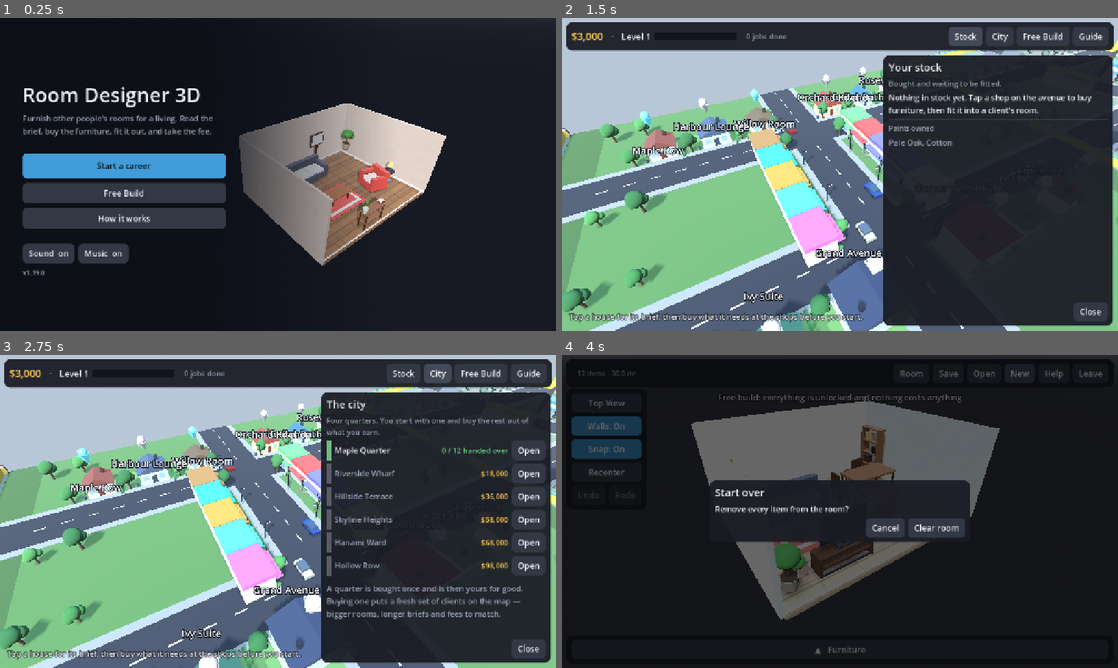
Above: before the commit, frames 1-4 (two rows, left to right).
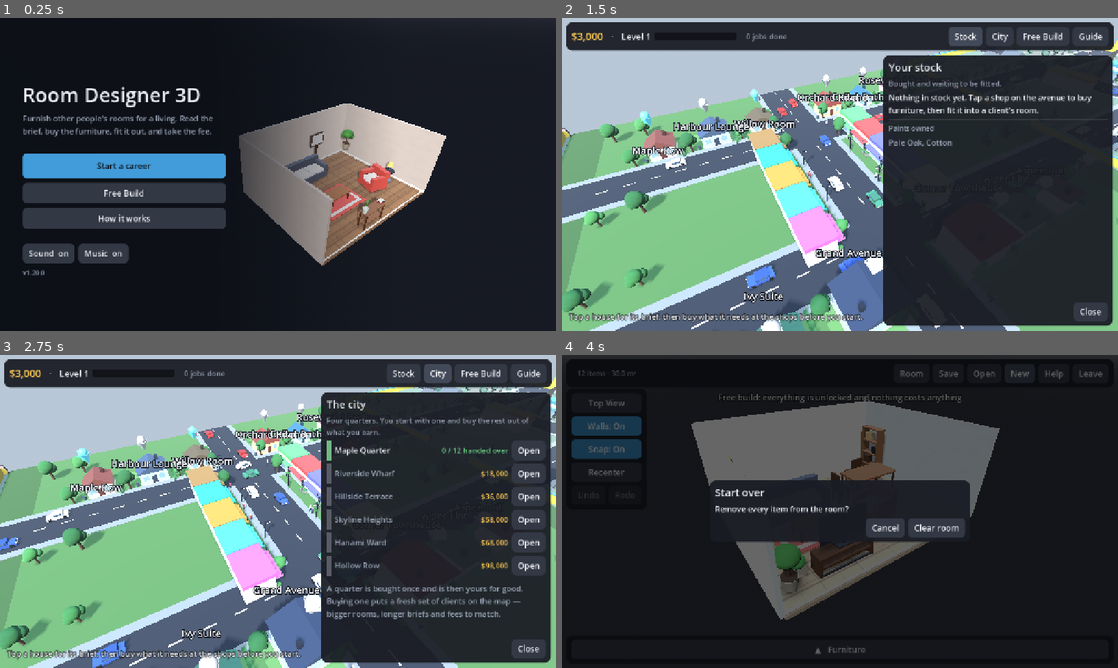
Above: after the commit, the same moments.

Repository: trakyalilter/three_d_design
Game: Godot game, scene res://scenes/main.tscn
Two runs of this game, one before a commit and one after it. Both use one fixed random seed, a clock stepped at 60 frames per second and the inputs below.
Inputs:
- Up to frame 1 (0.25 s): no input
- Up to frame 2 (1.5 s): click "Start a career" at 0.5 s; click "Stock" at 1.25 s
- Up to frame 3 (2.75 s): click "City" at 2 s
- Up to frame 4 (4 s): click "Free Build" at 2.75 s; click "New" at 3.5 s

The runs differ from the first frame. In frame 1, less than 0.1% of the frame differs, in the area x 5-7%, y 80-83%; in frame 2, 1.1%; in frame 3, 1.3%, in the area x 0-94%, y 10-100%; in frame 4, nothing differs.

Commit message:
Put traffic, people and weather on the map
The city was welded into three meshes and never moved, which is what made it
cheap and also what made it look abandoned. Nothing on it changed except the
job pins bobbing and three parked cars that had always been parked.

CityLife is the layer over the top. Traffic runs the length of the city
rather than one quarter's worth — the quarters share a road grid and the link
roads join it up, so a car leaving Maple carries on into Riverside. People
walk the pavements outside the shops and turn round at the ends. Blossom
drifts down over Hanami and birds circle Hollow Row, both read off the
quarter's own planting so a new quarter gets its weather by naming it.

None of it is a node. Five hundred-odd moving things across four shapes are
nine MultiMeshes: nine draw calls and about half a millisecond of transform
writes a frame. The static city underneath is untouched.

Two things came out of building it. Cars picking their own speeds meant the
quick ones caught the slow ones and drove through them, and the avenue ended
up as one long queue — they are evenly spaced now and hold their lane's
speed. And SurfaceTool.append_from() carries the source mesh's attributes
over and ignores set_color(), so the first pass of vehicles and pedestrians
came out black; they are written a vertex at a time like the scenery is.

The smoke test reads the layer's own simulation rather than the MultiMeshes,
which a headless run has no renderer to store a transform in, and checks
there is traffic and there are people, that they move, that they stay on the
map, and that the whole layer is still under a dozen draw calls.

Co-Authored-By: Claude Opus 5 <noreply@anthropic.com>
Claude-Session: https://claude.ai/code/session_01YMH97cUf6dq31iG21oXLDc

Diff:
--- a/project.godot
+++ b/project.godot
@@ -11,7 +11,7 @@
 [application]
 
 config/name="Room Designer 3D"
-config/version="1.19.0"
+config/version="1.20.0"
 run/main_scene="res://scenes/main.tscn"
 config/quit_on_go_back=false
 config/features=PackedStringArray("4.5", "Mobile")
--- /dev/null
+++ b/scripts/city/city_life.gd
@@ -0,0 +1,430 @@
+class_name CityLife
+extends Node3D
+## Everything on the map that moves.
+##
+## The city itself is welded into three meshes and never changes, which is what
+## keeps it cheap — but it also left the place looking abandoned. This is the
+## other half: traffic on the roads, people on the pavements, and whatever the
+## quarter overhead happens to be, which in Hanami is falling blossom and in
+## Hollow is birds.
+##
+## Everything here is a MultiMesh. There are five hundred-odd moving things and
+## they are all one of four shapes, so the whole layer costs nine draw calls and
+## about half a millisecond of transform writes a frame, rather than five
+## hundred nodes each with its own script.
+
+## Road speeds, in metres a second. Cars vary a little either side.
+const CAR_SPEED := 9.0
+const WALK_SPEED := 1.35
+
+## How many of each thing, per quarter.
+const CARS_PER_LANE := 7
+const WALKERS_PER_QUARTER := 9
+const PETALS_PER_QUARTER := 320
+const BIRDS_PER_QUARTER := 9
+
+## Lanes sit either side of a road's centre line.
+const LANE_OFFSET := 2.4
+## Half the width of a quarter, matching CityView.
+const QUARTER_HALF := 48.0
+const CROSS_Z := 18.0
+
+const CAR_COLOURS: Array[Color] = [
+	Color(0.78, 0.24, 0.22),
+	Color(0.24, 0.36, 0.66),
+	Color(0.90, 0.88, 0.84),
+	Color(0.28, 0.52, 0.40),
+]
+const COAT_COLOURS: Array[Color] = [
+	Color(0.32, 0.36, 0.46),
+	Color(0.64, 0.30, 0.32),
+	Color(0.86, 0.84, 0.80),
+]
+
+## One entry a vehicle or a walker: which run it is on, how far along, how fast.
+var _cars: Array[Dictionary] = []
+var _walkers: Array[Dictionary] = []
+var _petals: Array[Dictionary] = []
+var _birds: Array[Dictionary] = []
+
+## {from: Vector3, to: Vector3, yaw: float, length: float}
+var _lanes: Array[Dictionary] = []
+var _paths: Array[Dictionary] = []
+
+var _car_pools: Array[MultiMeshInstance3D] = []
+var _walker_pools: Array[MultiMeshInstance3D] = []
+var _petal_pool: MultiMeshInstance3D
+var _bird_pool: MultiMeshInstance3D
+
+var _rng := RandomNumberGenerator.new()
+
+
+## Lays the moving layer over a city whose quarters are already placed. Called
+## once per map build, from the same stage list as the scenery.
+func populate() -> void:
+	_rng.seed = 20240804
+	for child in get_children():
+		remove_child(child)
+		child.queue_free()
+	_cars.clear()
+	_walkers.clear()
+	_petals.clear()
+	_birds.clear()
+	_lanes.clear()
+	_paths.clear()
+
+	_lay_lanes()
+	_lay_pavements()
+	_fill_roads()
+	_fill_pavements()
+	_fill_sky()
+
+
+func _process(delta: float) -> void:
+	_drive(delta)
+	_walk(delta)
+	_fall(delta)
+	_fly(delta)
+
+
+# ----------------------------------------------------------------- the roads
+
+## The runs traffic drives along. Quarters share a grid, and the link roads
+## join them up, so a lane is the full length of the city rather than one
+## quarter's worth: traffic drives out of Maple and into Riverside.
+func _lay_lanes() -> void:
+	var columns: Dictionary = {}
+	var rows: Dictionary = {}
+	var low := Vector2(INF, INF)
+	var high := Vector2(-INF, -INF)
+	for district: Dictionary in Jobs.districts():
+		var origin: Vector2 = district["origin"]
+		columns[origin.x] = true
+		rows[origin.y] = true
+		low = Vector2(minf(low.x, origin.x), minf(low.y, origin.y))
+		high = Vector2(maxf(high.x, origin.x), maxf(high.y, origin.y))
+
+	var top := low.y - QUARTER_HALF
+	var bottom := high.y + QUARTER_HALF
+	var left := low.x - QUARTER_HALF
+	var right := high.x + QUARTER_HALF
+
+	# The avenues, north and south.
+	for x: float in columns:
+		_add_lane(Vector3(x + LANE_OFFSET, 0, top), Vector3(x + LANE_OFFSET, 0, bottom))
+		_add_lane(Vector3(x - LANE_OFFSET, 0, bottom), Vector3(x - LANE_OFFSET, 0, top))
+
+	# The cross streets, east and west, two to a row of quarters.
+	for z: float in rows:
+		for side in [-CROSS_Z, CROSS_Z]:
+			_add_lane(Vector3(left, 0, z + side + LANE_OFFSET), Vector3(right, 0, z + side + LANE_OFFSET))
+			_add_lane(Vector3(right, 0, z + side - LANE_OFFSET), Vector3(left, 0, z + side - LANE_OFFSET))
+
+
+func _add_lane(from: Vector3, to: Vector3) -> void:
+	var delta := to - from
+	_lanes.append({
+		"from": from,
+		"to": to,
+		"length": delta.length(),
+		"yaw": atan2(delta.x, delta.z),
+	})
+
+
+## Pavement runs, down both sides of every quarter's avenue — which is where
+## the shops are, so it is where anybody would be walking.
+func _lay_pavements() -> void:
+	for district: Dictionary in Jobs.districts():
+		var origin: Vector2 = district["origin"]
+		for side in [-6.3, 6.3]:
+			_paths.append({
+				"from": Vector3(origin.x + side, 0, origin.y - QUARTER_HALF + 3.0),
+				"to": Vector3(origin.x + side, 0, origin.y + QUARTER_HALF - 3.0),
+			})
+
+
+func _fill_roads() -> void:
+	for colour in CAR_COLOURS:
+		_car_pools.append(_pool(_car_mesh(colour), "Cars"))
+
+	for lane in _lanes.size():
+		# Evenly spaced, and every car on a lane drives at the lane's speed.
+		# Letting them pick their own meant the quick ones caught the slow ones
+		# and drove through them, and the avenue ended up as one long queue.
+		var speed := CAR_SPEED * _rng.randf_range(0.78, 1.24)
+		for i in CARS_PER_LANE:
+			_cars.append({
+				"lane": lane,
+				"at": (float(i) + _rng.randf_range(-0.22, 0.22)) / float(CARS_PER_LANE),
+				"speed": speed,
+				"pool": _rng.randi() % _car_pools.size(),
+			})
+	_size_pools(_car_pools, _cars)
+
+
+func _fill_pavements() -> void:
+	for colour in COAT_COLOURS:
+		_walker_pools.append(_pool(_person_mesh(colour), "Walkers"))
+
+	for path in _paths.size():
+		for i in WALKERS_PER_QUARTER:
+			_walkers.append({
+				"path": path,
+				"at": _rng.randf(),
+				"speed": WALK_SPEED * _rng.randf_range(0.7, 1.35) * (1.0 if _rng.randf() < 0.5 else -1.0),
+				"phase": _rng.randf() * TAU,
+				"pool": _rng.randi() % _walker_pools.size(),
+			})
+	_size_pools(_walker_pools, _walkers)
+
+
+# ------------------------------------------------------------------- the sky
+
+## What is in the air over a quarter, if anything. Two of them have something.
+func _fill_sky() -> void:
+	for district: Dictionary in Jobs.districts():
+		var origin: Vector2 = district["origin"]
+		match str(district.get("planting", "")):
+			"cherry":
+				for i in PETALS_PER_QUARTER:
+					_petals.append({
+						"home": origin,
+						"at": Vector3(
+							_rng.randf_range(-QUARTER_HALF, QUARTER_HALF),
+							_rng.randf_range(0.0, 9.0),
+							_rng.randf_range(-QUARTER_HALF, QUARTER_HALF)),
+						"fall": _rng.randf_range(0.5, 1.15),
+						"drift": _rng.randf_range(-0.7, 0.7),
+						"spin": _rng.randf_range(1.2, 3.4),
+						"phase": _rng.randf() * TAU,
+					})
+			"bare":
+				for i in BIRDS_PER_QUARTER:
+					_birds.append({
+						"home": origin + Vector2(_rng.randf_range(-24, 24), _rng.randf_range(-24, 24)),
+						"radius": _rng.randf_range(9.0, 21.0),
+						"height": _rng.randf_range(11.0, 19.0),
+						"rate": _rng.randf_range(0.12, 0.26) * (1.0 if _rng.randf() < 0.5 else -1.0),
+						"at": _rng.randf() * TAU,
+						"phase": _rng.randf() * TAU,
+					})
+
+	if not _petals.is_empty():
+		_petal_pool = _pool(_petal_mesh(), "Blossom")
+		_petal_pool.cast_shadow = GeometryInstance3D.SHADOW_CASTING_SETTING_OFF
+		_petal_pool.multimesh.instance_count = _petals.size()
+	if not _birds.is_empty():
+		_bird_pool = _pool(_bird_mesh(), "Birds")
+		_bird_pool.cast_shadow = GeometryInstance3D.SHADOW_CASTING_SETTING_OFF
+		_bird_pool.multimesh.instance_count = _birds.size()
+
+
+# ---------------------------------------------------------------- the motion
+
+func _drive(delta: float) -> void:
+	var used: Array[int] = []
+	used.resize(_car_pools.size())
+	for car: Dictionary in _cars:
+		var lane: Dictionary = _lanes[car["lane"]]
+		var length: float = lane["length"]
+		car["at"] = fmod(float(car["at"]) + float(car["speed"]) * delta / length, 1.0)
+		var spot: Vector3 = (lane["from"] as Vector3).lerp(lane["to"], float(car["at"]))
+		var pool: int = car["pool"]
+		car["spot"] = spot + Vector3(0, 0.18, 0)
+		_car_pools[pool].multimesh.set_instance_transform(used[pool], Transform3D(
+			Basis(Vector3.UP, float(lane["yaw"])), car["spot"]))
+		used[pool] += 1
+
+
+func _walk(delta: float) -> void:
+	var now := Time.get_ticks_msec() / 1000.0
+	var used: Array[int] = []
+	used.resize(_walker_pools.size())
+	for walker: Dictionary in _walkers:
+		var path: Dictionary = _paths[walker["path"]]
+		var from: Vector3 = path["from"]
+		var to: Vector3 = path["to"]
+		var length := from.distance_to(to)
+		# Walkers turn round at the ends rather than wrapping, which from map
+		# height reads as somebody going about their business.
+		var travel: float = float(walker["at"]) + float(walker["speed"]) * delta / length
+		if travel > 1.0:
+			travel = 2.0 - travel
+			walker["speed"] = -float(walker["speed"])
+		elif travel < 0.0:
+			travel = -travel
+			walker["speed"] = -float(walker["speed"])
+		walker["at"] = travel
+
+		var facing := 0.0 if float(walker["speed"]) > 0.0 else PI
+		var bob: float = absf(sin(now * 6.0 + float(walker["phase"]))) * 0.07
+		var pool: int = walker["pool"]
+		walker["spot"] = from.lerp(to, travel) + Vector3(0, 0.20 + bob, 0)
+		_walker_pools[pool].multimesh.set_instance_transform(used[pool], Transform3D(
+			Basis(Vector3.UP, facing), walker["spot"]))
+		used[pool] += 1
+
+
+func _fall(delta: float) -> void:
+	if _petal_pool == null:
+		return
+	var now := Time.get_ticks_msec() / 1000.0
+	for i in _petals.size():
+		var petal: Dictionary = _petals[i]
+		var at: Vector3 = petal["at"]
+		at.y -= float(petal["fall"]) * delta
+		at.x += sin(now * 0.8 + float(petal["phase"])) * float(petal["drift"]) * delta
+		if at.y < 0.05:
+			at.y = _rng.randf_range(6.0, 8.0)
+			at.x = _rng.randf_range(-QUARTER_HALF, QUARTER_HALF)
+			at.z = _rng.randf_range(-QUARTER_HALF, QUARTER_HALF)
+		petal["at"] = at
+		var home: Vector2 = petal["home"]
+		var spin := now * float(petal["spin"]) + float(petal["phase"])
+		petal["spot"] = Vector3(home.x + at.x, at.y, home.y + at.z)
+		_petal_pool.multimesh.set_instance_transform(i, Transform3D(
+			Basis.from_euler(Vector3(spin * 0.6, spin, spin * 0.35)), petal["spot"]))
+
+
+func _fly(delta: float) -> void:
+	if _bird_pool == null:
+		return
+	var now := Time.get_ticks_msec() / 1000.0
+	for i in _birds.size():
+		var bird: Dictionary = _birds[i]
+		bird["at"] = float(bird["at"]) + float(bird["rate"]) * delta
+		var angle: float = bird["at"]
+		var radius: float = bird["radius"]
+		var home: Vector2 = bird["home"]
+		var spot := Vector3(
+			home.x + cos(angle) * radius,
+			float(bird["height"]) + sin(now * 0.9 + float(bird["phase"])) * 0.9,
+			home.y + sin(angle) * radius)
+		# Facing along the circle, banked into the turn.
+		var heading := -angle + (PI * 0.5 if float(bird["rate"]) > 0.0 else -PI * 0.5)
+		var basis := Basis(Vector3.UP, heading) * Basis(Vector3.FORWARD, deg_to_rad(18.0))
+		bird["spot"] = spot
+		_bird_pool.multimesh.set_instance_transform(i, Transform3D(basis, spot))
+
+
+## Where everything is, read off the simulation rather than the MultiMeshes —
+## a headless run has no renderer to store a transform in, so what is drawn
+## cannot be read back there. This is what the smoke test looks at.
+func positions() -> Array[Vector3]:
+	var out: Array[Vector3] = []
+	for group: Array in [_cars, _walkers, _petals, _birds]:
+		for thing: Dictionary in group:
+			out.append(thing.get("spot", Vector3.ZERO))
+	return out
+
+
+## How many things are moving, and how many draw calls they cost.
+func census() -> Dictionary:
+	var pools := 0
+	for child: Node in get_children():
+		if child is MultiMeshInstance3D:
+			pools += 1
+	return {
+		"cars": _cars.size(),
+		"walkers": _walkers.size(),
+		"petals": _petals.size(),
+		"birds": _birds.size(),
+		"pools": pools,
+	}
+
+
+# --------------------------------------------------------------- the pieces
+
+func _pool(mesh: ArrayMesh, name: String) -> MultiMeshInstance3D:
+	var multimesh := MultiMesh.new()
+	multimesh.transform_format = MultiMesh.TRANSFORM_3D
+	multimesh.mesh = mesh
+	var instance := MultiMeshInstance3D.new()
+	instance.name = name
+	instance.multimesh = multimesh
+	add_child(instance)
+	return instance
+
+
+## Sizes each pool to how many of its things were actually handed out.
+func _size_pools(pools: Array[MultiMeshInstance3D], things: Array[Dictionary]) -> void:
+	var counts: Array[int] = []
+	counts.resize(pools.size())
+	for thing: Dictionary in things:
+		counts[thing["pool"]] += 1
+	for i in pools.size():
+		pools[i].multimesh.instance_count = counts[i]
+
+
+## Welds a list of coloured boxes into one mesh, the way the scenery is built —
+## colour in the vertices, so a pool is one material and one call. Written a
+## vertex at a time rather than with append_from(), which carries the source
+## mesh's attributes over and ignores the colour entirely.
+static func _weld(parts: Array) -> ArrayMesh:
+	var tool := SurfaceTool.new()
+	tool.begin(Mesh.PRIMITIVE_TRIANGLES)
+	for part: Array in parts:
+		var box := BoxMesh.new()
+		box.size = part[1]
+		var basis: Basis = part[3] if part.size() > 3 else Basis.IDENTITY
+		var transform := Transform3D(basis, part[2])
+		var normal_basis := basis.inverse().transposed()
+
+		var arrays := box.surface_get_arrays(0)
+		var vertices: PackedVector3Array = arrays[Mesh.ARRAY_VERTEX]
+		var normals: PackedVector3Array = arrays[Mesh.ARRAY_NORMAL]
+		for index: int in (arrays[Mesh.ARRAY_INDEX] as PackedInt32Array):
+			tool.set_color(part[0])
+			tool.set_normal((normal_basis * normals[index]).normalized())
+			tool.add_vertex(transform * vertices[index])
+
+	var mesh := ArrayMesh.new()
+	mesh = tool.commit(mesh)
+	var material := StandardMaterial3D.new()
+	material.vertex_color_use_as_albedo = true
+	material.roughness = 0.7
+	mesh.surface_set_material(0, material)
+	return mesh
+
+
+static func _car_mesh(colour: Color) -> ArrayMesh:
+	var glass := Color(0.30, 0.38, 0.46)
+	var tyre := Color(0.10, 0.10, 0.12)
+	var lamp := Color(0.98, 0.94, 0.72)
+	return _weld([
+		[colour, Vector3(1.8, 0.62, 4.0), Vector3(0, 0.44, 0)],
+		[colour.darkened(0.12), Vector3(1.62, 0.58, 2.0), Vector3(0, 0.98, -0.2)],
+		[glass, Vector3(1.66, 0.40, 1.5), Vector3(0, 1.02, -0.25)],
+		[lamp, Vector3(1.4, 0.16, 0.10), Vector3(0, 0.50, 2.02)],
+		[tyre, Vector3(0.34, 0.56, 0.56), Vector3(-0.86, 0.30, -1.35)],
+		[tyre, Vector3(0.34, 0.56, 0.56), Vector3(0.86, 0.30, -1.35)],
+		[tyre, Vector3(0.34, 0.56, 0.56), Vector3(-0.86, 0.30, 1.35)],
+		[tyre, Vector3(0.34, 0.56, 0.56), Vector3(0.86, 0.30, 1.35)],
+	])
+
+
+static func _person_mesh(coat: Color) -> ArrayMesh:
+	var skin := Color(0.84, 0.68, 0.55)
+	var legs := Color(0.24, 0.26, 0.32)
+	return _weld([
+		[legs, Vector3(0.34, 0.66, 0.24), Vector3(0, 0.33, 0)],
+		[coat, Vector3(0.44, 0.62, 0.30), Vector3(0, 0.97, 0)],
+		[skin, Vector3(0.26, 0.26, 0.26), Vector3(0, 1.41, 0)],
+	])
+
+
+static func _petal_mesh() -> ArrayMesh:
+	# Larger than a real petal by some way. At map height anything honestly
+	# sized is a single pixel, and a blossom you cannot see is not weather.
+	return _weld([[Color(0.96, 0.58, 0.72), Vector3(0.42, 0.03, 0.28), Vector3.ZERO]])
+
+
+static func _bird_mesh() -> ArrayMesh:
+	var feather := Color(0.10, 0.10, 0.14)
+	return _weld([
+		[feather, Vector3(0.22, 0.20, 0.70), Vector3.ZERO],
+		[feather, Vector3(0.90, 0.05, 0.30), Vector3(-0.52, 0.08, -0.05),
+			Basis(Vector3.FORWARD, deg_to_rad(22.0))],
+		[feather, Vector3(0.90, 0.05, 0.30), Vector3(0.52, 0.08, -0.05),
+			Basis(Vector3.FORWARD, deg_to_rad(-22.0))],
+	])
--- a/scripts/city/city_view.gd
+++ b/scripts/city/city_view.gd
@@ -58,6 +58,7 @@
 var _house_labels: Array[Label3D] = []
 var _pickables: Node3D
 var _scenery: Node3D
+var _life: CityLife
 var _batch: SceneryBatch
 var _touches: Dictionary = {}
 var _touch_origins: Dictionary = {}
@@ -88,6 +89,10 @@
 	_pickables = Node3D.new()
 	_pickables.name = "Buildings"
 	add_child(_pickables)
+
+	_life = CityLife.new()
+	_life.name = "Life"
+	add_child(_life)
 
 	rig = CameraRig.new()
 	rig.name = "CameraRig"
@@ -134,9 +139,10 @@
 		stages.append(["Laying out %s" % quarter["name"], func() -> void:
 			_build_district(quarter)])
 
-	stages.append(["Putting up the signs", func() -> void:
+	stages.append(["Letting the traffic out", func() -> void:
 		_batch.commit(_scenery)
 		_batch = null
+		_life.populate()
 		_apply_camera_limits()
 		refresh_markers()])
 	return stages
@@ -879,11 +885,9 @@
 			_batch.box(post, Vector3(0.9, 0.14, 0.3), _at(Vector3(x - sx * 0.4, 4.45, z)), SceneryBatch.Layer.SHINY)
 			_batch.box(glow, Vector3(0.5, 0.18, 0.26), _at(Vector3(x - sx * 0.72, 4.32, z)))
 
-	# A couple of parked cars to give the street some life.
-	var car_colors := [Color(0.78, 0.24, 0.22), Color(0.24, 0.36, 0.66), Color(0.90, 0.88, 0.84)]
-	var car_spots := [Vector2(-3.4, -22.0), Vector2(3.4, 8.0), Vector2(-3.4, 16.0)]
-	for i in car_spots.size():
-		_build_car(car_spots[i], _tone(car_colors[i]), 0.0 if i % 2 == 0 else 180.0)
+	# One car parked up on the kerb. The rest of the traffic is moving, and
+	# lives in CityLife rather than in the batch.
+	_build_car(Vector2(-7.6, -34.0), _tone(Color(0.62, 0.64, 0.68)), 0.0)
 
 
 func _build_car(spot: Vector2, color: Color, yaw: float) -> void:
--- a/tests/smoke_test.gd
+++ b/tests/smoke_test.gd
@@ -23,6 +23,9 @@
 	await _check_title()
 	await _check_loading()
 	await _check_brief_sheet()
+
+	print("=== the map ===")
+	await _check_life()
 
 	print("=== sound ===")
 	_check_sound()
@@ -215,6 +218,58 @@
 		into.append((node as Label).text)
 	for child in node.get_children():
 		_collect_text(child, into)
+
+
+# ---------------------------------------------------------------- the map
+
+## The map has traffic on it, people on the pavements and weather over the two
+## quarters that get any. All of it is meant to be moving.
+func _check_life() -> void:
+	var main := get_tree().current_scene
+	if main.city == null:
+		_failures.append("the map check needs the city open")
+		return
+	var life: CityLife = main.city.get_node_or_null("Life")
+	_expect(life != null, "the map has no moving layer on it")
+	if life == null:
+		return
+
+	var census := life.census()
+	var instances: int = int(census["cars"]) + int(census["walkers"]) \
+		+ int(census["petals"]) + int(census["birds"])
+	var pools: int = census["pools"]
+	_expect(instances > 0 and pools > 0, "nothing was put on the map to move")
+	_expect(int(census["cars"]) > 0, "there is no traffic on the roads")
+	_expect(int(census["walkers"]) > 0, "there is nobody on the pavements")
+	# One draw call a pool, so this is the whole cost of the layer.
+	_expect(pools <= 12, "the moving layer costs %d draw calls" % pools)
+
+	# Everything has to actually move, and stay on the map while it does.
+	await get_tree().process_frame
+	var before: Array[Vector3] = life.positions()
+	for _i in 20:
+		await get_tree().process_frame
+	var after: Array[Vector3] = life.positions()
+	var moved := 0
+	for i in mini(before.size(), after.size()):
+		if before[i].distance_to(after[i]) > 0.01:
+			moved += 1
+	_expect(moved > before.size() / 2,
+		"only %d of %d things on the map moved" % [moved, before.size()])
+
+	var bounds := 0.0
+	for district: Dictionary in Jobs.districts():
+		var origin: Vector2 = district["origin"]
+		bounds = maxf(bounds, maxf(absf(origin.x), absf(origin.y)))
+	bounds += 60.0
+	var strays := 0
+	for spot in after:
+		if absf(spot.x) > bounds or absf(spot.z) > bounds or spot.y < -1.0 or spot.y > 40.0:
+			strays += 1
+	_expect(strays == 0, "%d things on the map have wandered off it" % strays)
+
+	print("map             %d moving in %d draw calls, %d of them shifted in 20 frames"
+		% [instances, pools, moved])
 
 
 # -------------------------------------------------------------------- sound
Not shown, changed: export_presets.cfg
Not shown, added: scripts/city/city_life.gd.uid
